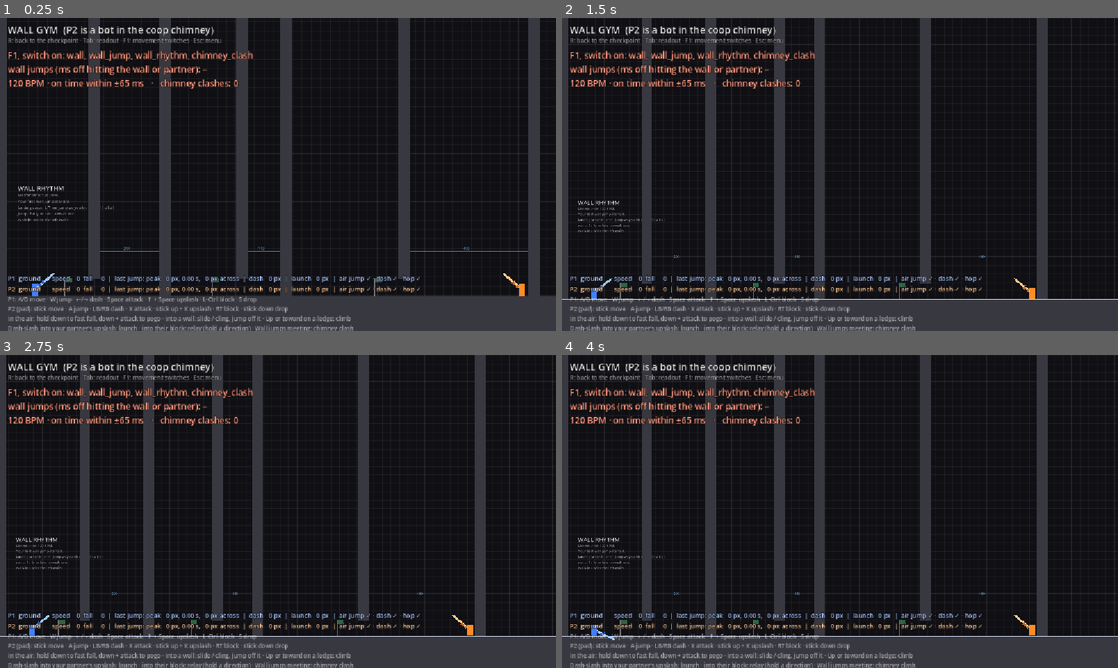
Above: before the commit, frames 1-4 (two rows, left to right).
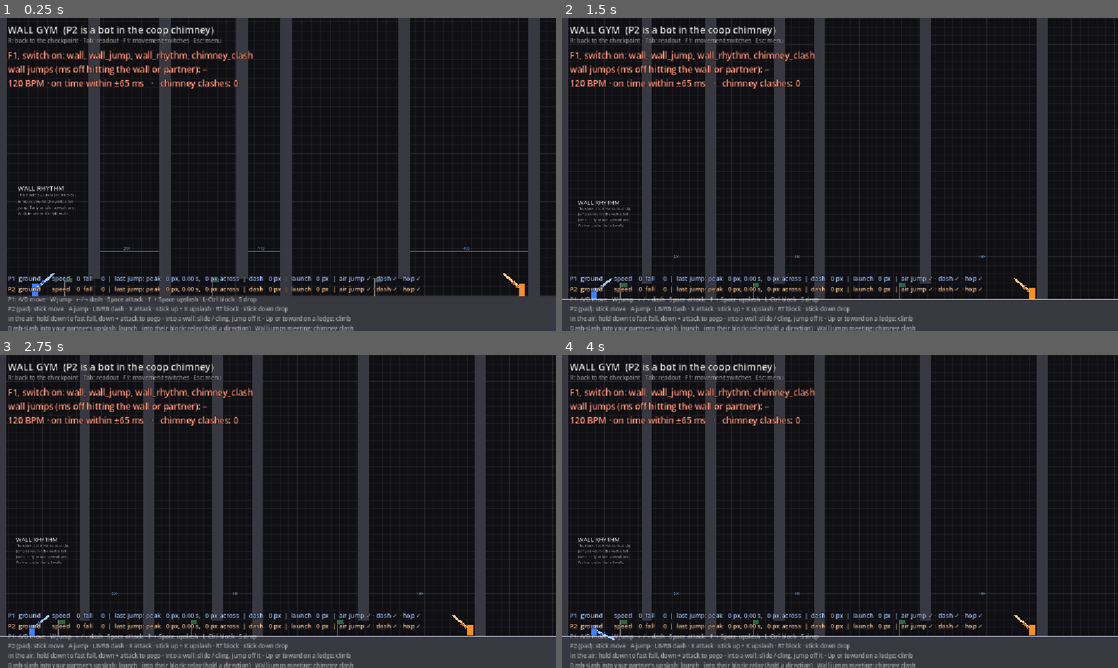
Above: after the commit, the same moments.

Repository: KayFisch/coop-sekiro-like
Game: Godot game, scene res://levels/gym/wall_gym.tscn
Same seed, same stepped clock (60 frames per second), same inputs: the game is played once before the commit and once after it. This scene is started directly instead of the project's main scene. Sound files missing from this copy of the repository are replaced by a short silence.
Inputs (mouse positions are in pixels of both pictures, inside the frame that each line leads up to):
- Up to frame 1 (0.25 s): no input
- Up to frame 2 (1.5 s): tap Enter at 0.5 s; move the mouse to (962, 158) at 0.52 s; hold Right 0.53-1.25 s; tap M at 0.6 s; click (962, 158) at 0.67 s; tap Space at 0.77 s; drag from (728, 190) to (606, 284) at 1.27 s
- Up to frame 3 (2.75 s): tap R (restart) at 2 s; move the mouse to (333, 442) at 2.02 s; hold Right from 2.03 s (still down); tap T at 2.1 s
- Up to frame 4 (4 s): release Right at 2.75 s; tap R (restart) at 2.75, 3.5 s; drag from (812, 574) to (1023, 621) at 2.77 s; move the mouse to (1006, 558) at 3.52 s; hold Left from 3.53 s (still down); tap K at 3.6 s; tap Space at 3.77 s

The runs differ from the first frame. In frame 1, 0.2% of the frame differs, in the area x 3-21%, y 56-65%; in frame 2, 0.2%; in frame 3, 0.2%; in frame 4, 0.2%.

Commit message:
feat(player): wall rhythm on the room's clock, no metronome of its own
A full wall jump's flight is now steered onto the beats and half-beats
of Beat, the clock everything else in a room goes by (and its music),
instead of a Metronome that each climb's first wall jump restarted. The
first wall jump is still always a full one, but no longer sets the
beat. The wall gym starts the clock at its tempo, click on while you're
in it; kit rooms with a shaft no longer run a second clock. Needs a
playtest: climbing in time with the room rather than with your own
first jump.

Co-Authored-By: Claude Opus 5.5 <noreply@anthropic.com>

Diff:
--- a/actors/player/player.gd
+++ b/actors/player/player.gd
@@ -178,14 +178,13 @@
 # within WALL_RHYTHM_TOLERANCE of it (an early press waits for the wall, see JUMP_BUFFER_TIME),
 # it's a full one; earlier or later, weak (WALL_WEAK_HEIGHT), so mashing or hanging on sinks you.
 # So the rhythm is the walls': a shaft as wide as a beat's flight is climbed on every beat, one
-# half as wide twice as fast. The first wall jump of a climb starts the rhythm: it's always a
-# full one, and a level's Metronome starts ticking on it (landing stops it), unless the
-# partner is already climbing to it. A full jump that's off the beat (pressed late, or the wall
-# reached late or early) flies to the next wall a little faster or slower (_resync()), so it
-# arrives on the beat and nothing adds up and drifts off it. A ring around you closes on the next moment to jump
-# (reaching the wall, meeting the partner for a chimney clash) and flashes white for its window.
-const WALL_BEAT = 0.5  # a beat where the level has no Metronome (a chimney clash's throw): 120 per minute
-const WALL_RESYNC_MAX = 0.1  # s a flight is pulled at most toward arriving on the Metronome's half-beats (see _steer_tempo())
+# half as wide twice as fast. The first wall jump of a climb is always a full one. While the
+# level's clock runs (Beat), a full jump flies to the next wall a little faster or slower
+# (_resync()), so it arrives on one of the clock's beats or half-beats, whatever was off (a late
+# press, a slow flight): nothing adds up and drifts off the room's beat (and its music). A ring
+# around you closes on the next moment to jump (reaching the wall, meeting the partner for a
+# chimney clash) and flashes white for its window.
+const WALL_RESYNC_MAX = 0.1  # s a flight is pulled at most toward arriving on the clock's half-beats (see _steer_tempo())
 const WALL_TEMPO_RANGE = 0.2  # the flight to the next wall goes at most 20% faster or slower to land on the beat
 const WALL_TEMPO_REACH = 1000.0  # px: a wall further than this isn't flown to on the beat
 const WALL_TEMPO_LONGEST = 1.0  # s a flight is steered on the beat at most (it's at a wall long before)
@@ -592,12 +591,7 @@
 		_wall_side = 0.0
 		_spent_wall_side = 0.0
 		_wall_flight = 0.0
-		if _wall_chain:
-			# The climb is over: the metronome stops, unless the partner is still climbing.
-			var metronome = _metronome()
-			if metronome and not _climbing_partner():
-				metronome.stop()
-		_wall_chain = false
+		_wall_chain = false  # the climb is over
 		_wall_touch_side = 0.0
 		_end_tempo()
 	else:
@@ -791,19 +785,14 @@
 
 func _wall_jump(side: float):
 	var now = _now()
-	# Timed to hitting this wall; the first of a climb starts the rhythm instead.
+	# Timed to hitting this wall; the first of a climb is always a full one.
 	var timed = _wall_chain
+	wall_jump_moment = now
+	wall_jump_off = 0.0
 	if _wall_chain:
-		wall_jump_moment = now
 		if _wall_contact_side == side and _wall_contact_time > maxf(_wall_jump_time, chimney_clash_time):
 			wall_jump_moment = _wall_contact_time
 		wall_jump_off = _jump_press_time - wall_jump_moment
-	else:
-		wall_jump_off = 0.0
-		wall_jump_moment = now
-		var metronome = _metronome()
-		if metronome and not _climbing_partner():
-			metronome.restart(now)
 	_wall_chain = true
 	wall_beat_time = now
 	_chimney_meet_time = -100.0
@@ -833,34 +822,30 @@
 
 
 # A full wall jump (or chimney clash) just launched: its flight to the next moment to jump
-# (hitting a wall, meeting the partner) goes on the beat (_steer_tempo()), so neither late
-# presses nor a slow flight (steering) add up and drift off it.
+# (hitting a wall, meeting the partner) goes on the clock's beat (_steer_tempo()), so neither
+# late presses nor a slow flight (steering) add up and drift off it.
 func _resync():
 	_tempo_until = _now() + WALL_TEMPO_LONGEST
 	_steer_tempo(move_axis())
 
 
 # Flying to the next moment to jump on the beat (see _resync()): when it would get there at the
-# usual speed, rounded to the Metronome's nearest half-beat (by at most WALL_RESYNC_MAX), is when
-# it's to get there; this sets the speed that does, within WALL_TEMPO_RANGE of the usual. Flying
-# on its own, the flight's; steered toward it, how fast holding the stick goes (any tilt toward
-# it flies at least half speed's worth of it). Held away or not at all, it doesn't steer for you.
+# usual speed, rounded to the clock's nearest half-beat (by at most WALL_RESYNC_MAX), is when it's
+# to get there; this sets the speed that does, within WALL_TEMPO_RANGE of the usual. Flying on
+# its own, the flight's; steered toward it, how fast holding the stick goes (any tilt toward it
+# flies at least half speed's worth of it). Held away or not at all, it doesn't steer for you.
 func _steer_tempo(direction: float):
 	if _tempo_until < 0.0:
 		return
-	var now = _now()
-	var metronome = _metronome()
 	var distance = _tempo_distance()
-	if now > _tempo_until or distance == INF or not (metronome and metronome.running):
+	if _now() > _tempo_until or distance == INF or not Beat.running:
 		_end_tempo()
 		return
 	var usual = distance / WALL_JUMP_PUSH
 	if usual <= get_physics_process_delta_time():
 		return  # there (or nearly): keep the speed it has
-	var arrive = now + usual + _seen_late()
-	var step = metronome.beat_length() / 2.0
-	var on_beat = metronome.origin + roundf((arrive - metronome.origin) / step) * step
-	var left = usual + clampf(on_beat - arrive, -WALL_RESYNC_MAX, WALL_RESYNC_MAX)
+	var halves = Beat.beats_at(Beat.time() + usual + _seen_late()) * 2.0  # arriving at the usual speed
+	var left = usual + clampf((roundf(halves) - halves) * Beat.beat_length() / 2.0, -WALL_RESYNC_MAX, WALL_RESYNC_MAX)
 	var k = clampf(usual / maxf(left, 0.001), 1.0 - WALL_TEMPO_RANGE, 1.0 + WALL_TEMPO_RANGE)
 	var on_its_own = _wall_jump_lock > 0.0 \
 		or (_wall_flight > 0.0 and (direction == 0.0 or signf(direction) == -_wall_jump_dir))
@@ -891,17 +876,6 @@
 func _end_tempo():
 	_tempo = 1.0
 	_tempo_until = -100.0
-
-
-# The level's Metronome, if it has one (see WALL RHYTHM).
-func _metronome():
-	return get_tree().get_first_node_in_group("metronome")
-
-
-# s of a beat: the metronome's, else WALL_BEAT.
-func _beat_length() -> float:
-	var metronome = _metronome()
-	return metronome.beat_length() if metronome else WALL_BEAT
 
 
 # s until the next moment to jump (see WALL RHYTHM), and s since the last one; -1 if none.
@@ -915,7 +889,7 @@
 		since = now - _wall_contact_time
 		if _wall_side == 0.0 and absf(velocity.x) > 1.0:  # flying (or steering) at a wall
 			var side = signf(velocity.x)
-			left = _wall_distance(side, absf(velocity.x) * _beat_length()) / absf(velocity.x)
+			left = _wall_distance(side, absf(velocity.x) * Beat.beat_length()) / absf(velocity.x)
 		since = minf(since, now - _chimney_meet_time)
 		var partner = _chimney_partner()
 		if partner and _chimney_meet_time < 0.0:
@@ -926,14 +900,6 @@
 	return Vector2(left if left < INF else -1.0, since if since < INF else -1.0)
 
 
-# The partner, if they're climbing (wall-jumped since they were last on the floor).
-func _climbing_partner():
-	for other in get_tree().get_nodes_in_group("players"):
-		if other != self and other._wall_chain and not other.is_on_floor():
-			return other
-	return null
-
-
 # The partner, if both of you are flying from a wall jump (a chimney clash in the making).
 func _chimney_partner():
 	if not Moves.on("chimney_clash") or not _in_wall_flight():
@@ -958,7 +924,7 @@
 		return
 	var radius = WALL_RING_RADIUS if closed else WALL_RING_RADIUS + cues.x * WALL_RING_SHRINK
 	var color = Color.WHITE if closed else body_color.lightened(0.4)
-	var alpha = 1.0 if closed else clampf(1.0 - cues.x / _beat_length(), 0.15, 0.8)
+	var alpha = 1.0 if closed else clampf(1.0 - cues.x / Beat.beat_length(), 0.15, 0.8)
 	_beat_ring.draw_arc(Vector2.ZERO, radius, 0.0, TAU, 40, Color(color, alpha), 4.0 if closed else 2.0, true)
 
 
--- a/core/sfx.gd
+++ b/core/sfx.gd
@@ -86,7 +86,6 @@
 	_sounds["relay_beat"] = _blip(660.0, 0.06)  # 1: the dash-slash winds up
 	_sounds["relay_strike"] = _clang(1000.0, 0.12)  # 3: the partner's strike throws the dasher
 	_sounds["relay_peak"] = _blip(1320.0, 0.07)  # 4: the throw's top
-	_sounds["metronome_off"] = _blip(440.0, 0.04)  # the metronome's off-beat, between the ticks (Metronome)
 	# The Beat clock's click (core/beat.gd): a short wooden tick, brighter and louder on the 1.
 	_sounds["beat_click"] = _blip(1400.0, 0.03)
 	_sounds["beat_accent"] = _blip(2100.0, 0.045)
--- a/levels/gym/wall_gym.gd
+++ b/levels/gym/wall_gym.gd
@@ -1,9 +1,10 @@
 extends GymLevel
-## The wall gym: wall jumps in rhythm (Moves "wall_rhythm", see WALL RHYTHM in player.gd). A
-## metronome (BPM) starts ticking on your first wall jump of a climb and stops when you land.
-## From then on, a wall jump pressed as you hit the wall is a full one, early or late a weak
-## one: mashing or hanging on sinks you. Every shaft's width follows from BPM, so the walls
-## make the rhythm. The readout up top lists your last wall jumps, ms off hitting the wall.
+## The wall gym: wall jumps in rhythm (Moves "wall_rhythm", see WALL RHYTHM in player.gd). The
+## room's clock (Beat) runs at BPM, its click on while you're here. A wall jump pressed as you hit
+## the wall is a full one, early or late a weak one: mashing or hanging on sinks you, and a full
+## one's flight is steered onto the clock's beats and half-beats. Every shaft's width follows
+## from BPM, so the walls make the rhythm. The readout up top lists your last wall jumps, ms off
+## hitting the wall.
 ##  1 WIDE     a beat's flight from wall to wall (WIDE_BEATS). Too far for the wall
 ##             jump's own flight (WALL_FLIGHT_TIME): hold toward the far wall.
 ##  2 NARROW   half as wide: twice as fast, on every tick and between, no steering needed.
@@ -27,7 +28,6 @@
 const NEEDED = ["wall", "wall_jump", "wall_rhythm", "chimney_clash"]
 const READOUT_JUMPS = 8
 
-var _metronome: Metronome
 var _coop = 0.0  # the coop chimney's width
 var _bot: ChimneyBot
 var _readout: Label
@@ -52,9 +52,6 @@
 
 
 func _build():
-	_metronome = Metronome.new()
-	_metronome.bpm = BPM
-	add_child(_metronome)
 	var wide = _gap(WIDE_BEATS)
 	var narrow = _gap(NARROW_BEATS)
 	# The coop chimney: two wide shafts, the partners meeting (touching) in the middle, each the
@@ -65,8 +62,8 @@
 	solid(bounds.end.x - 24, bounds.position.y, 24, GROUND_Y - bounds.position.y)
 	ground(0, bounds.end.x)
 	respawn_point = Vector2(120, GROUND_Y - PLAYER_HALF)
-	station(60, "WALL RHYTHM", "Metronome: %d BPM.\n" % roundi(BPM) \
-		+ "Your first wall jump starts it,\nlanding stops it. Then jump as you hit the wall: a full\njump. Early or late: a weak one.\nWalk in under the left walls.", GROUND_Y - 380)
+	station(60, "WALL RHYTHM", "The clock: %d BPM (M: its click).\n" % roundi(BPM) \
+		+ "Jump as you hit the wall: a full\njump. Early or late: a weak one.\nWalk in under the left walls.", GROUND_Y - 380)
 	_readout = screen_label()
 
 	_shaft(WIDE_X, wide, "1 · WIDE", "a beat across.\nHold toward the far wall")
@@ -94,6 +91,11 @@
 
 func _ready():
 	super()
+	Beat.start(BPM, self)
+	# No music here: the click is the beat to climb to, while in the room.
+	var click_was = Beat.click_on
+	Beat.click_on = true
+	tree_exiting.connect(func(): Beat.click_on = click_was)
 	_bot.leader = players[0]
 	_bot.follower = players[1]
 	players[1].wall_rhythm_sound = false
--- a/levels/kit/room.gd
+++ b/levels/kit/room.gd
@@ -78,10 +78,6 @@
 	Beat.start(bpm, self, "" if music == "none" else music)
 	var pieces = _descendants(self)
 	_switch_on_moves(pieces)
-	if pieces.any(func(n): return n.has_method("needed_moves")):  # a KitShaft
-		var metronome = Metronome.new()  # the wall rhythm's clock (see WALL RHYTHM in player.gd)
-		metronome.bpm = bpm
-		add_child(metronome)
 	for n in pieces:
 		if n.has_signal("hit"):
 			n.hit.connect(kill)
--- a/levels/kit/shaft.gd
+++ b/levels/kit/shaft.gd
@@ -10,7 +10,7 @@
 ## The gap is a player's body (Player.BODY_SIZE.x) plus the ground a wall jump flies
 ## (WALL_JUMP_PUSH) in that many beats at the room's BPM: change the BPM and every shaft follows.
 ## A room with a shaft switches on what wall jumps need (F1: wall, wall jump, chimney clash for
-## COOP, wall rhythm if `rhythm`) while it runs, and ticks a Metronome at its BPM.
+## COOP, wall rhythm if `rhythm`) while it runs; the wall rhythm then flies on the room's clock.
 ## Its position is the left wall's top-left corner (where it would be with `left_drop` 0); the
 ## walls stand `height` tall, on a floor there (put a KitBlock under it). Either wall can start
 ## lower (`left_drop`, `right_drop`), have a way in under it (`entrance`) and a ledge on top
--- a/levels/metronome.gd
+++ /dev/null
@@ -1,50 +0,0 @@
-class_name Metronome
-extends Node
-## A level's tempo: ticks every beat while it runs, with a softer, lower tick on the off-beat
-## halfway between. The level's rhythms (a shaft's width, a throw's flight) are meant to follow
-## from `bpm`, so changing it changes them all. The player finds it in the group "metronome": a
-## climb's first wall jump starts it, ticking on that jump, and landing stops it again (see WALL
-## RHYTHM in player.gd).
-
-var bpm = 120.0
-var volume = -6.0  # dB of the tick
-var off_beat_volume = -12.0  # dB of the off-beat tick
-
-var running = false
-var origin = 0.0  # when beat 0 ticked (s, the players' clock)
-var _half = -1  # the last half beat ticked (even: a beat, odd: an off-beat)
-
-
-func _ready():
-	add_to_group("metronome")
-
-
-func beat_length() -> float:
-	return 60.0 / bpm
-
-
-# Starts the beat (over) at time t (now or just past), ticking on it.
-func restart(t: float):
-	running = true
-	origin = t
-	_half = -1
-
-
-func stop():
-	running = false
-
-
-func _process(_delta):
-	if not running:
-		return
-	var half = floori((_now() - origin) / (beat_length() / 2.0))
-	if half != _half:
-		_half = half
-		if half % 2 == 0:
-			Sfx.play("relay_beat", volume)
-		else:
-			Sfx.play("metronome_off", off_beat_volume)
-
-
-func _now() -> float:
-	return Time.get_ticks_msec() / 1000.0
--- a/tests/test_moves.gd
+++ b/tests/test_moves.gd
@@ -247,6 +247,38 @@
 	await wait(p1.WALL_RHYTHM_TOLERANCE + 0.08)
 	await tap(p1, "jump")
 	check(not p1.wall_jump_strong, "pressed late (%+.0f ms off): a weak one" % (p1.wall_jump_off * 1000.0))
+
+
+func test_wall_rhythm_on_the_clock():
+	await _room()
+	set_move("wall", "slide")
+	set_move("wall_jump", true)
+	set_move("wall_rhythm", true)
+	Beat.start(120.0, level)
+	# A narrow shaft at 120 BPM: its own flight takes half a beat. The first wall jump comes at
+	# no particular moment; the flights after it are steered onto the clock's half-beats.
+	var left_face = 640.0
+	var right_face = left_face + level.PLAYER_SIZE.x + p1.WALL_JUMP_PUSH * 0.25
+	_wall(left_face - 40.0, 760.0)
+	_wall(right_face, 760.0)
+	_place(p1, right_face - 20.0, level.GROUND_Y - 300.0)
+	hold(p1, "right")
+	check(await _until(func(): return p1.movement_state() == "wall slide", 1.0), "on the right wall")
+	hold(p1, "right", false)
+	await _coyote_gone(p1)
+	await wait(0.13)  # off the clock's grid
+	await tap(p1, "jump")
+	var off = []  # ms from the nearest half-beat, at each wall reached
+	for i in 4:
+		var contact = p1._wall_contact_time
+		if not await _until(func(): return p1._wall_contact_time != contact, 1.0):
+			break
+		var halves = Beat.beats_at(Beat.time()) * 2.0
+		off.append(roundi(absf(halves - roundf(halves)) * Beat.beat_length() / 2.0 * 1000.0))
+		await tap(p1, "jump")
+	check(off.size() == 4, "four walls reached (%d)" % off.size())
+	check(off.size() == 4 and off[2] <= roundi(2000.0 * step) and off[3] <= roundi(2000.0 * step),
+		"from the third wall on, reached on a half-beat of the clock (ms off: %s)" % str(off))
 
 
 func test_chimney_clash():
Not shown, removed: levels/metronome.gd.uid
Not shown, changed: TASKS.md
Not shown, changed: docs/level_kit.md
